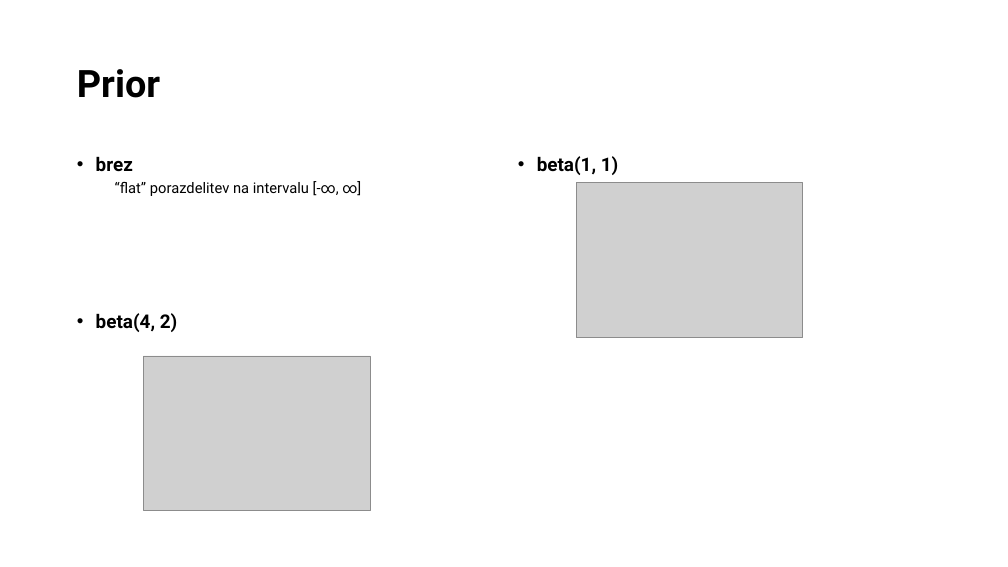
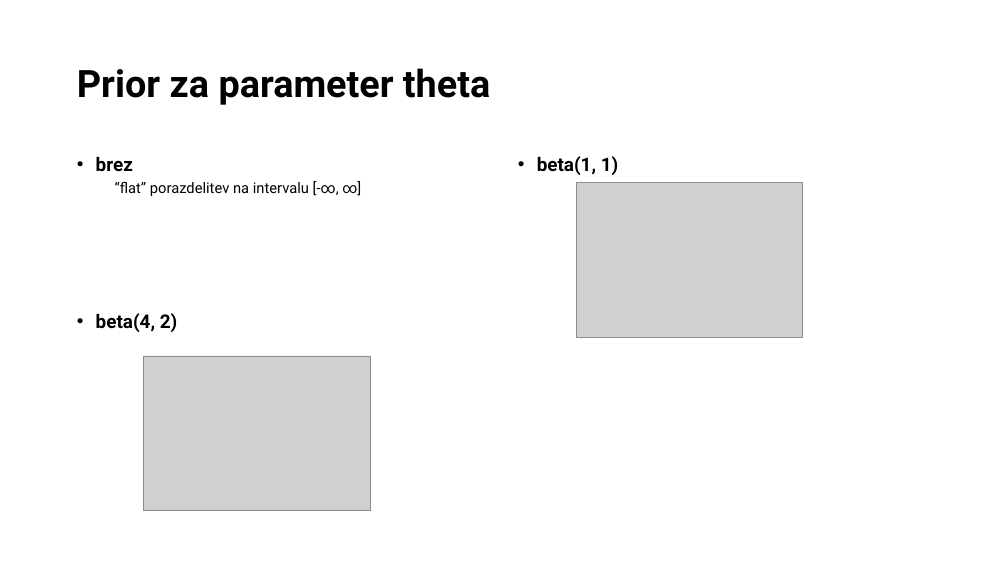
Before and after one commit to bstatcomp/Stan-Intro-Workshop, a slide deck: slide 46 of slides/prezentacija.pptx (slide 40 before the commit). Drawn at 1008x567 pixels with LibreOffice and Linux fonts; fonts in the diff are those of the drawing; grey boxes stand for pictures. Boxes give left, top, right and bottom in pixels: in the first picture for what was removed or moved away, otherwise in the second. Text is boxed around its words. In the diff, an @@ line names an element or a change of style, - is before the commit and + after.

```diff
--- a/slides/prezentacija.pptx
+++ b/slides/prezentacija.pptx
@@ title at [77,68,490,105]: text changed @@
-Prior
+Prior za parameter theta
```
Also in this commit, not shown: 5 other slides changed, 8 slides added, 2 slides removed, 18 other files.
